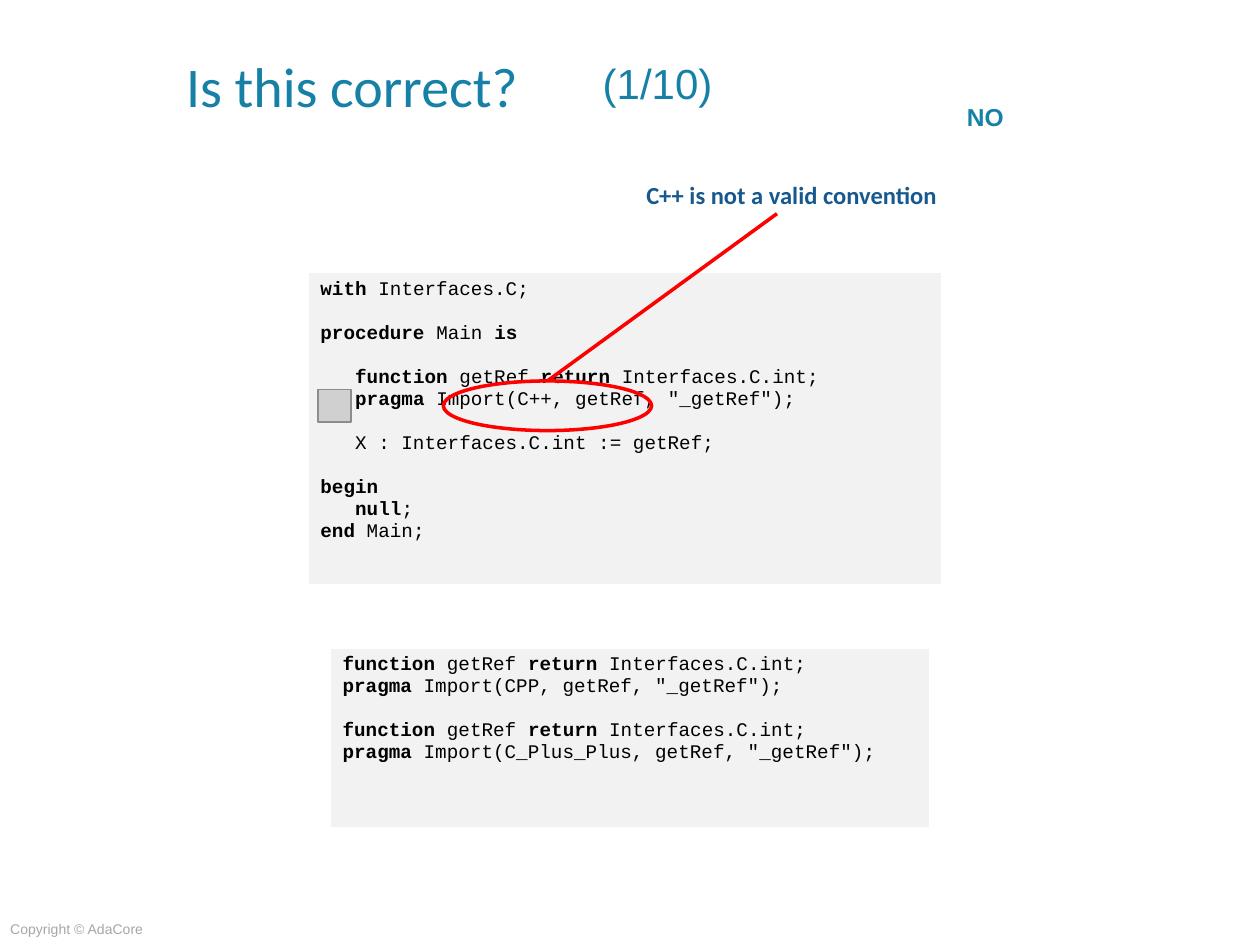
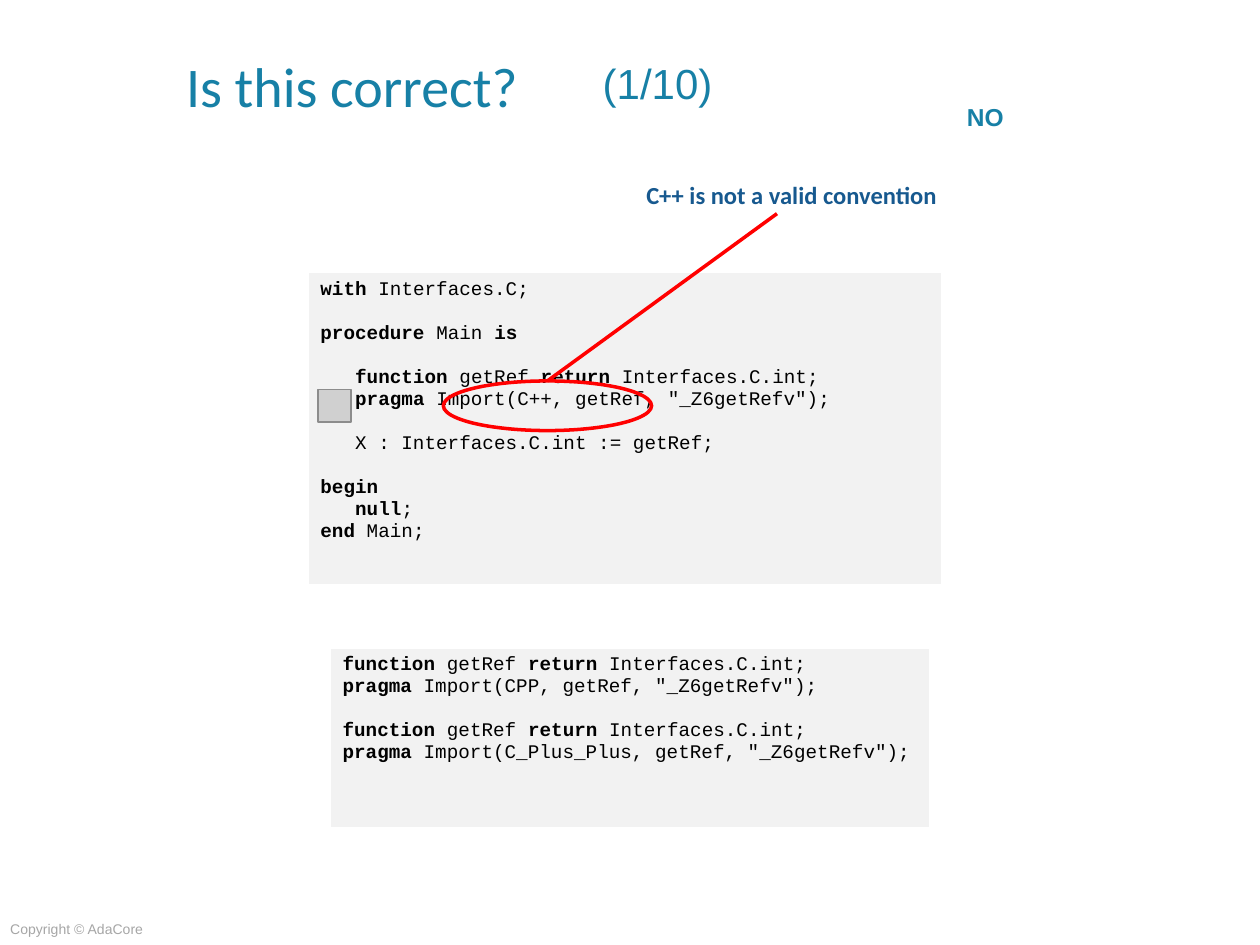
Before and after one commit to AdaCoreU/Courses, a slide deck: slide 22 of lectures/04_Mixed_Language_Programming_In_Ada/03_Ada_and_C++/Slides/03_Ada_and_C++.pptx. Drawn at 1260x945 pixels with LibreOffice and Linux fonts; fonts in the diff are those of the drawing; grey boxes stand for pictures; background and template pictures are left out. Boxes give left, top, right and bottom in pixels: in the first picture for what was removed or moved away, otherwise in the second. Text is boxed around its words. In the diff, an @@ line names an element or a change of style, - is before the commit and + after.

```diff
--- a/lectures/04_Mixed_Language_Programming_In_Ada/03_Ada_and_C++/Slides/03_Ada_and_C++.pptx
+++ b/lectures/04_Mixed_Language_Programming_In_Ada/03_Ada_and_C++/Slides/03_Ada_and_C++.pptx
@@ table at (x1=307, y1=272, x2=941, y2=585) @@
@@ row 1, column 1: "with Interfaces.C; / procedure Main is / function getRef return Interfaces.C.int; / pragma Import(C++, getRef, "_getRef"); / X : Interfaces.C.int := getRef; / begin / null; / end Main;" to "with Interfaces.C; / procedure Main is / function getRef return Interfaces.C.int; / pragma Import(C++, getRef, "_Z6getRefv"); / X : Interfaces.C.int := getRef; / begin / null; / end Main;" @@
@@ table at (x1=330, y1=649, x2=930, y2=828) @@
@@ row 1, column 1: "function getRef return Interfaces.C.int; / pragma Import(CPP, getRef, "_getRef"); / function getRef return Interfaces.C.int; / pragma Import(C_Plus_Plus, getRef, "_getRef");" to "function getRef return Interfaces.C.int; / pragma Import(CPP, getRef, "_Z6getRefv"); / function getRef return Interfaces.C.int; / pragma Import(C_Plus_Plus, getRef, "_Z6getRefv");" @@
```
Also in this commit, not shown: 4 other slides changed, 1 other file.
